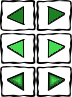
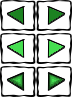
Two versions of the same layered image (72 × 97). Layer-by-layer changes:
added layer "right_highlight copy" above "right_highlight" over [0, 0, 36, 31]
painted on "right_highlight" over [0, 0, 36, 31]
